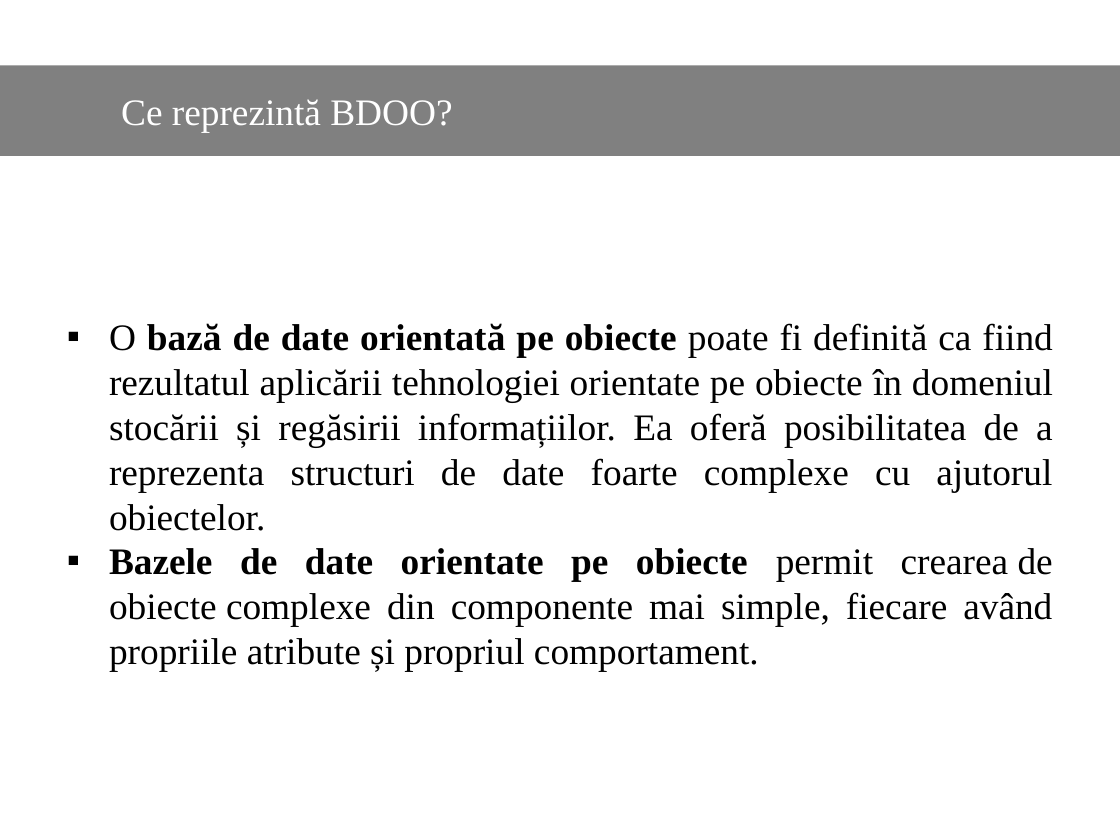
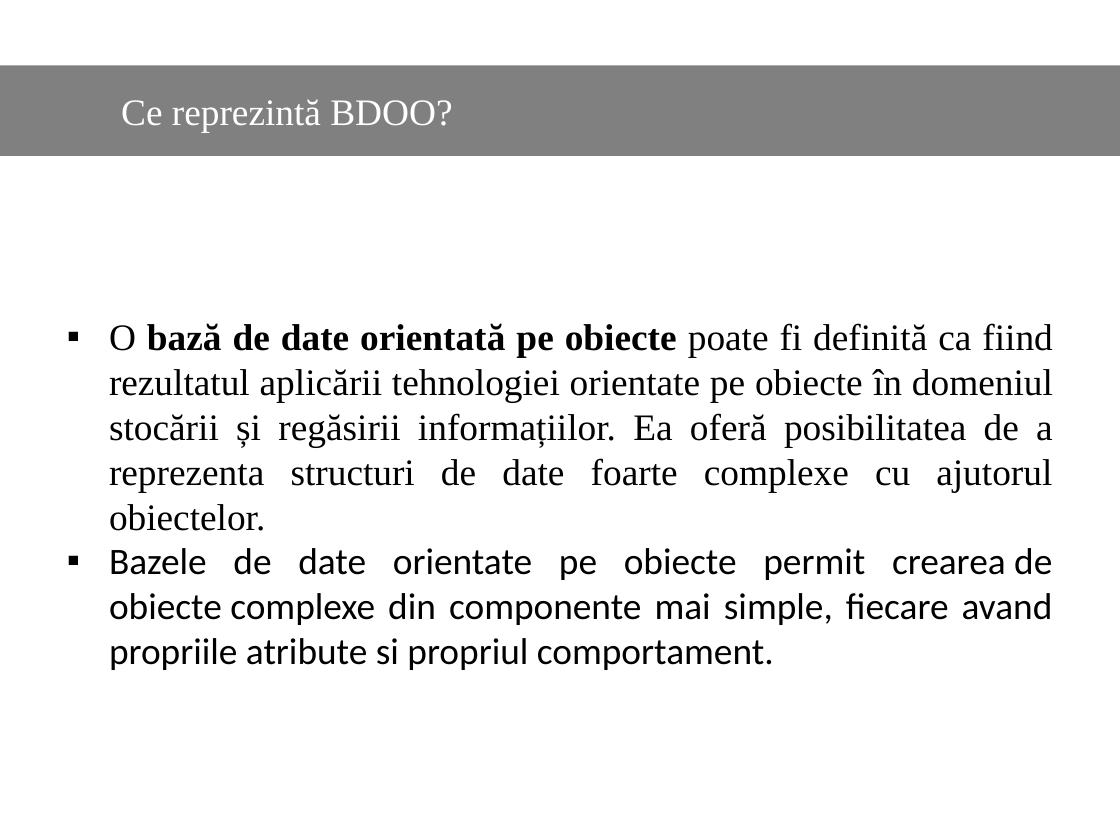
Before and after one commit to Dani25/BDOO, a slide deck: slide 3 of bdoo.pptx. Drawn at 1120x840 pixels with LibreOffice and Linux fonts; fonts in the diff are those of the drawing. Boxes give left, top, right and bottom in pixels: in the first picture for what was removed or moved away, otherwise in the second. Text is boxed around its words. In the diff, an @@ line names an element or a change of style, - is before the commit and + after.

```diff
--- a/bdoo.pptx
+++ b/bdoo.pptx
@@ text at box(109, 548, 1053, 670): text changed; font Times New Roman to Calibri @@
-▪ Bazele de date orientate pe obiecte permit crearea de obiecte complexe din componente mai simple, fiecare având propriile atribute și propriul comportament.
+▪ Bazele de date orientate pe obiecte permit crearea de obiecte complexe din componente mai simple, fiecare avand propriile atribute si propriul comportament.
```
Also in this commit, not shown: 13 other slides changed.
